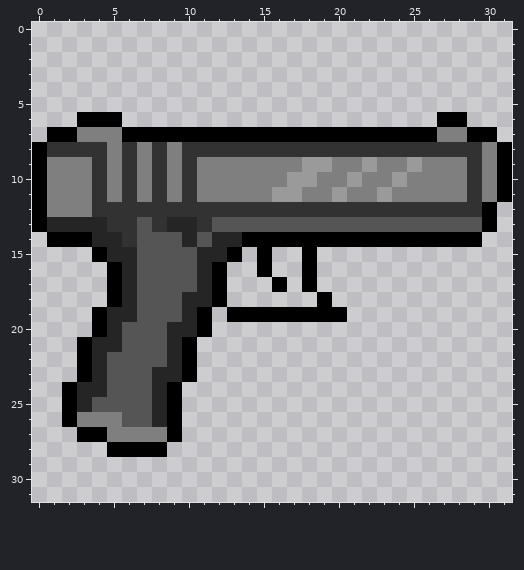
Two states of a pixel-art sprite, Assets/Sprites/Icons/IC_gun.png. That is the earlier state.
The file is 32x32 pixels.
Once edited:
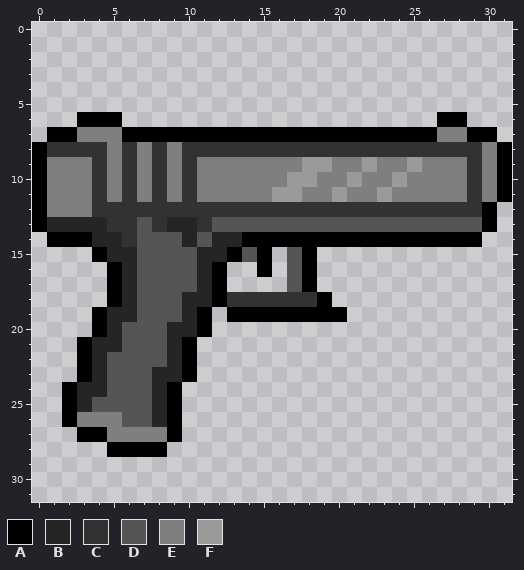
Palette (. is transparent): A #000000  B #252525  C #323232  D #555555  E #7f7f7f  F #9b9a9a
Change:
{"y":15,"x":14,"old":".","new":"D"}
{"y":15,"x":17,"old":".","new":"D"}
{"y":16,"x":17,"old":".","new":"D"}
{"y":17,"x":16,"old":"A.","new":".D"}
{"y":18,"x":13,"old":"......","new":"CCCCCC"}
{"label":"changed","picture_box":[227,247,317,307]}
